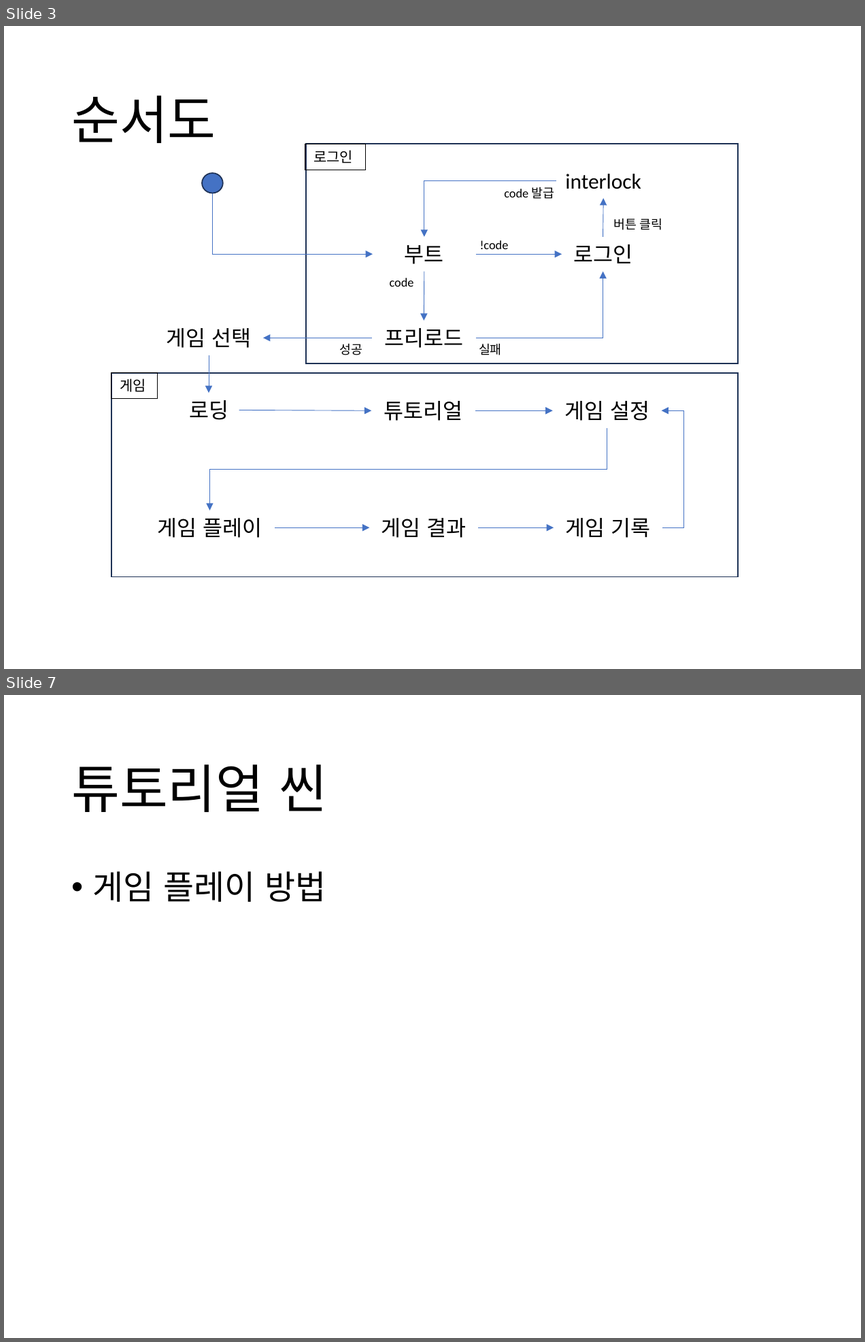
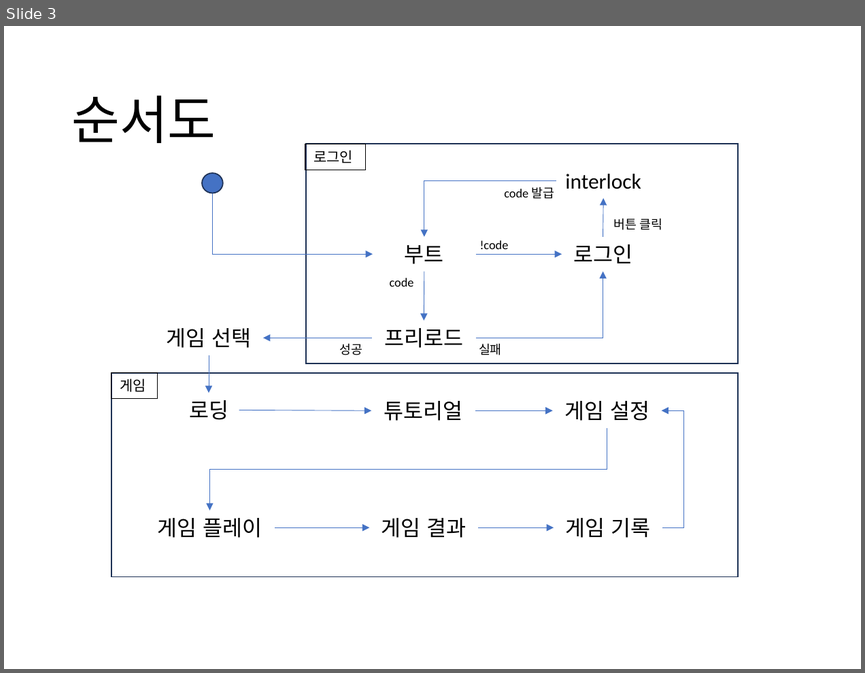
Before and after one commit to ShowSkillsSpark/svsv, a slide deck: 기획.pptx. Shown one above the other, each under a label of ours: slides 3 and 7 before the commit, slide 3 after it; the slides between them are not shown. The pictures are 865x1342 and 865x673 pixels, drawn with LibreOffice and Linux fonts; fonts in the diff are those of the drawing. Boxes give left, top, right and bottom in pixels: in the first picture for what was removed or moved away, otherwise in the second. Text is boxed around its words. In the diff, an @@ line names an element or a change of style, - is before the commit and + after.

```diff
--- a/기획.pptx
+++ b/기획.pptx
@@ slide 7 removed at (4,695,861,1338), background #FFFFFF @@
@@ title removed at (71,764,327,812) @@
-튜토리얼 씬
@@ text removed at (93,871,326,902) @@
-• 게임 플레이 방법
```
Also in this commit, not shown: 4 slides changed, 18 other files.
